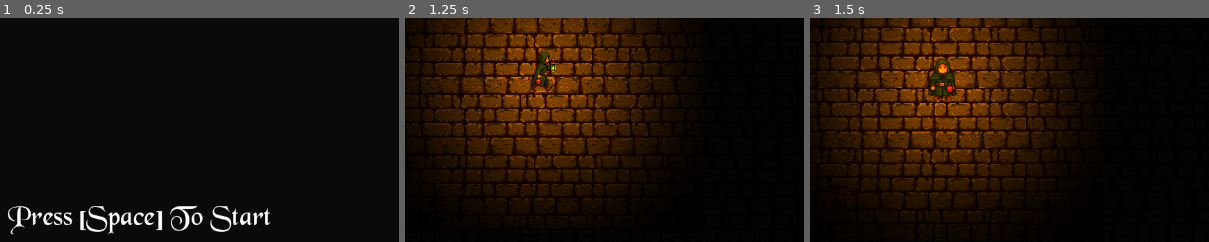
Above: before the commit, frames 1-3 (left to right).
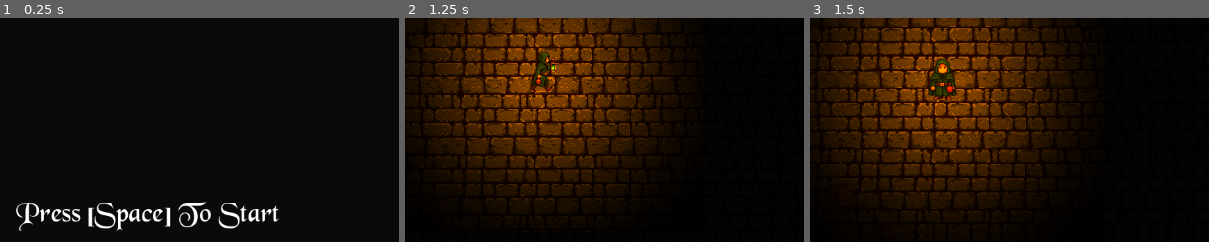
Above: after the commit, the same moments.

Repository: Frosmoth2324/Capstone-Game
Game: Godot game, scene res://Scenes/start.tscn
The game is run twice, just before and just after one commit, with the same random seed, the same clock (stepped at 60 frames per second) and the same inputs. The engine's default icon, where the game draws it, is replaced by a stand-in: a white triangle on a blue panel in a dark square. Sound files missing from this copy of the repository are replaced by a short silence.
Inputs (mouse positions are % of the whole screen's width and height, from its top left):
- Up to frame 1 (0.25 s): no input
- Up to frame 2 (1.25 s): tap Space (Pulse) at 0.5 s; move the mouse to (72, 45) at 0.52 s; hold D (Right) from 0.53 s (still down); click (72, 45) at 0.6 s
- Up to frame 3 (1.5 s): move the mouse to (30, 55) at 1.27 s; release D (Right) at 1.28 s; hold S (Down) from 1.28 s (still down); right-click (30, 55) at 1.35 s
The pictures show only the part of the screen within x 34-84%, y 38-88%; the shares and areas given below are measured in that part.

The runs differ from the first frame. In frame 1, 3.9% of the frame differs, in the area x 2-70%, y 82-97%; in frame 2, nothing differs; in frame 3, nothing differs.

Commit message:
fixed off centreness

Diff:
--- a/Scenes/die_screen.tscn
+++ b/Scenes/die_screen.tscn
@@ -34,7 +34,7 @@
 tracks/2/type = "value"
 tracks/2/imported = false
 tracks/2/enabled = true
-tracks/2/path = NodePath("RestartLabel:theme_override_colors/font_color")
+tracks/2/path = NodePath("Label/RestartLabel:theme_override_colors/font_color")
 tracks/2/interp = 1
 tracks/2/loop_wrap = true
 tracks/2/keys = {
@@ -74,7 +74,7 @@
 tracks/2/type = "value"
 tracks/2/imported = false
 tracks/2/enabled = true
-tracks/2/path = NodePath("RestartLabel:theme_override_colors/font_color")
+tracks/2/path = NodePath("Label/RestartLabel:theme_override_colors/font_color")
 tracks/2/interp = 1
 tracks/2/loop_wrap = true
 tracks/2/keys = {
@@ -117,24 +117,26 @@
 theme_override_font_sizes/font_size = 184
 text = "You Died!"
 
+[node name="RestartLabel" type="Label" parent="Label"]
+layout_mode = 1
+anchors_preset = -1
+anchor_top = 1.612
+anchor_right = 1.134
+anchor_bottom = 1.912
+offset_left = -17.0
+offset_top = -0.0400085
+offset_right = 0.0999756
+offset_bottom = -0.0400085
+theme_override_colors/font_color = Color(0, 0, 0, 0)
+theme_override_fonts/font = ExtResource("3_b14qf")
+theme_override_font_sizes/font_size = 40
+text = "Press [Space] To Restart"
+
 [node name="AnimationPlayer" type="AnimationPlayer" parent="."]
 libraries = {
 "": SubResource("AnimationLibrary_5cu1w")
 }
 
-[node name="RestartLabel" type="Label" parent="."]
-offset_left = 571.0
-offset_top = 527.0
-offset_right = 611.0
-offset_bottom = 550.0
-grow_horizontal = 2
-grow_vertical = 2
-theme_override_colors/font_color = Color(0, 0, 0, 0)
-theme_override_fonts/font = ExtResource("3_b14qf")
-theme_override_font_sizes/font_size = 40
-text = "Press [Space] To Restart"
-metadata/_edit_use_anchors_ = true
-
 [node name="StartSound" type="AudioStreamPlayer2D" parent="."]
 stream = ExtResource("4_3lgxu")
 volume_db = 10.0
--- a/Scenes/start.tscn
+++ b/Scenes/start.tscn
@@ -3,6 +3,21 @@
 [ext_resource type="Script" path="res://Scripts/start.gd" id="1_7ud7n"]
 [ext_resource type="FontFile" uid="uid://dui4y5a6nm4m8" path="res://Assets/Fonts/BLKCHCRY.TTF" id="1_dvirr"]
 [ext_resource type="AudioStream" uid="uid://c5q5irligprqo" path="res://Assets/Sounds/start_game.mp3" id="3_o08ni"]
+
+[sub_resource type="Animation" id="Animation_ahjdo"]
+length = 0.001
+tracks/0/type = "value"
+tracks/0/imported = false
+tracks/0/enabled = true
+tracks/0/path = NodePath(".:modulate")
+tracks/0/interp = 1
+tracks/0/loop_wrap = true
+tracks/0/keys = {
+"times": PackedFloat32Array(0),
+"transitions": PackedFloat32Array(1),
+"update": 0,
+"values": [Color(1, 1, 1, 1)]
+}
 
 [sub_resource type="Animation" id="Animation_uc1mw"]
 resource_name = "flicker"
@@ -21,21 +36,6 @@
 "values": [Color(1, 1, 1, 1), Color(1, 1, 1, 1), Color(1, 1, 1, 0.481), Color(1, 1, 1, 0.757), Color(1, 1, 1, 0.93), Color(1, 1, 1, 0.703), Color(1, 1, 1, 0.449), Color(1, 1, 1, 1)]
 }
 
-[sub_resource type="Animation" id="Animation_ahjdo"]
-length = 0.001
-tracks/0/type = "value"
-tracks/0/imported = false
-tracks/0/enabled = true
-tracks/0/path = NodePath(".:modulate")
-tracks/0/interp = 1
-tracks/0/loop_wrap = true
-tracks/0/keys = {
-"times": PackedFloat32Array(0),
-"transitions": PackedFloat32Array(1),
-"update": 0,
-"values": [Color(1, 1, 1, 1)]
-}
-
 [sub_resource type="AnimationLibrary" id="AnimationLibrary_fpgg5"]
 _data = {
 "RESET": SubResource("Animation_ahjdo"),
@@ -44,20 +44,25 @@
 
 [node name="Start" type="Control"]
 layout_mode = 3
-anchors_preset = 0
+anchor_left = 0.339
+anchor_top = 0.786
+anchor_right = 0.695
+anchor_bottom = 0.872
+offset_left = -390.528
+offset_top = -509.328
+offset_right = -1442.3
+offset_bottom = -930.528
 script = ExtResource("1_7ud7n")
 
 [node name="Label" type="Label" parent="."]
-offset_left = 571.0
-offset_top = 527.0
-offset_right = 611.0
-offset_bottom = 550.0
-grow_horizontal = 2
-grow_vertical = 2
+layout_mode = 0
+offset_left = 414.0
+offset_top = 508.0
+offset_right = 793.0
+offset_bottom = 559.0
 theme_override_fonts/font = ExtResource("1_dvirr")
 theme_override_font_sizes/font_size = 40
 text = "Press [Space] To Start"
-metadata/_edit_use_anchors_ = true
 
 [node name="AnimationPlayer" type="AnimationPlayer" parent="."]
 root_node = NodePath("../Label")
--- a/Scripts/die_screen.gd
+++ b/Scripts/die_screen.gd
@@ -1,7 +1,7 @@
 extends Control
 
 @onready var animation_player = $AnimationPlayer
-@onready var restart_label = $RestartLabel
+@onready var restart_label = $Label/RestartLabel
 @onready var start_sound = $StartSound
 
 func _ready():
